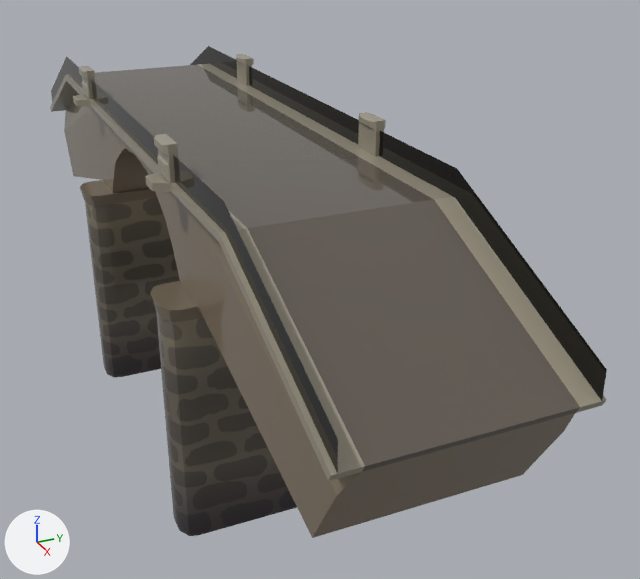
The FBX model Assets/Meshes/Bridge.fbx: old version first, new version second.
One viewpoint serves both versions: a 50 mm camera at (13.75, -3.98, 5.93) aimed at (0.84, 1.83, -0.53). Arrows for +X, +Y and +Z are at lower left; the lights stay in place. Where no turn or scale is listed for an object, it has been applied to the vertices. Vertices at the same position are counted once.
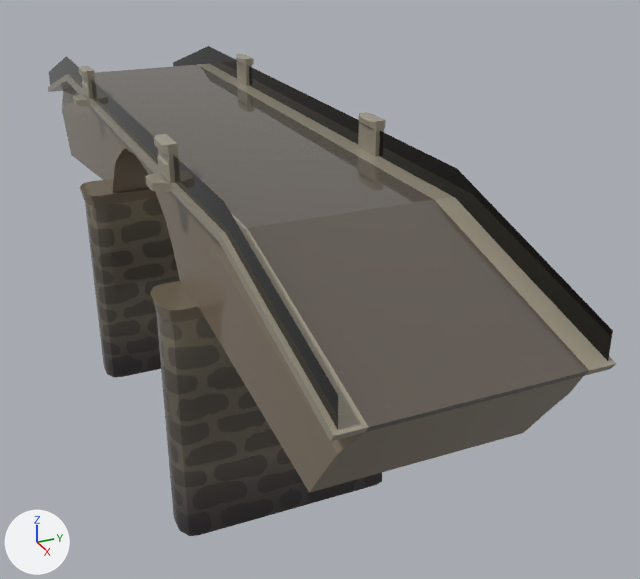
The change in detail:
me_mesh has 484 vertices, 932 faces and spans x -7.9..7.9, y -1.5..2.1, z -3.2..2.9.
me_mesh is used by ob_box001; location (-0.02, 0.03, 0.0).
me_mesh part 1: all 28 vertices in x -7.9..-7.0, y -1.3..1.8, z -0.3..1.1 are moved by (0.0, 0.0, 0.5).
me_mesh part 2: all 28 vertices in x 7.0..7.9, y -1.3..1.8, z -0.3..1.1 are moved by (0.0, 0.0, 0.5).
me_mesh_001 has 16 vertices, 6 faces and spans x -7.9..7.9, y 0.0..3.0, z -1.5..0.2.
me_mesh_001 is used by ob_plane001; location (0.0, -1.16, 2.6).
me_mesh_001 part 3: the whole mesh is scaled about the mesh origin by (1, 1, 0.682).

What differs and where, as boxes [x1, y1, x2, y2] in the pictures (640 x 579 px; the box of a moved part takes in the faces that stretch with it):
'Box001', reshaped
    before: [50, 54, 606, 538]
    after: [47, 54, 616, 536]
'Plane001', mesh rescaled (10% shorter)
    before: [51, 46, 607, 474]
    after: [49, 46, 613, 429]
part 1 of me_mesh, moved or reshaped
    before: [50, 75, 103, 180]
    after: [47, 75, 103, 180]
part 2 of me_mesh, moved or reshaped
    before: [198, 197, 606, 538]
    after: [198, 197, 616, 493]
part 3 of me_mesh_001, moved or reshaped
    before: [51, 47, 607, 474]
    after: [49, 46, 613, 429]
